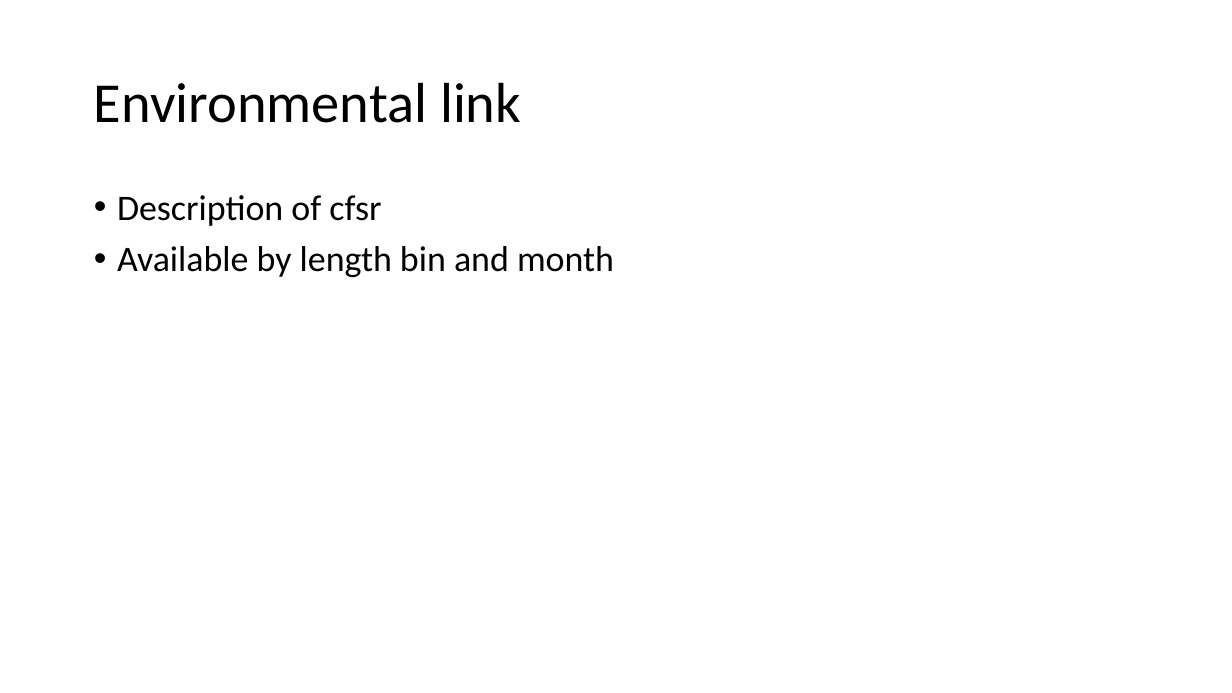
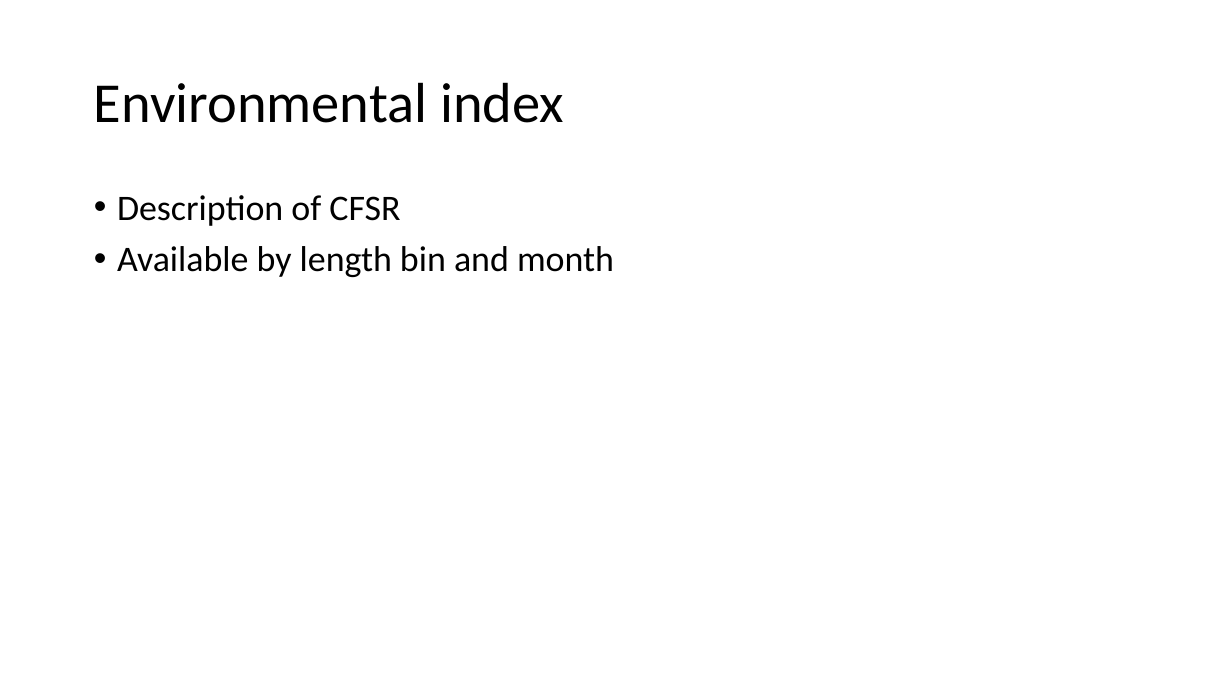
Before and after one commit to pete-hulson/goa_pcod, a slide deck: slide 6 of 2023/presentation/goa_pcod_sept23.pptx (slide 5 before the commit). Drawn at 1232x693 pixels with LibreOffice and Linux fonts; fonts in the diff are those of the drawing. Boxes give left, top, right and bottom in pixels: in the first picture for what was removed or moved away, otherwise in the second. Text is boxed around its words. In the diff, an @@ line names an element or a change of style, - is before the commit and + after.

```diff
--- a/2023/presentation/goa_pcod_sept23.pptx
+++ b/2023/presentation/goa_pcod_sept23.pptx
@@ title at (94, 82, 564, 123): text changed @@
-Environmental link
+Environmental index
@@ text at (117, 195, 400, 226): text changed @@
-• Description of cfsr
+• Description of CFSR
```
Also in this commit, not shown: 9 other slides changed, 12 slides added, 5 other files.
